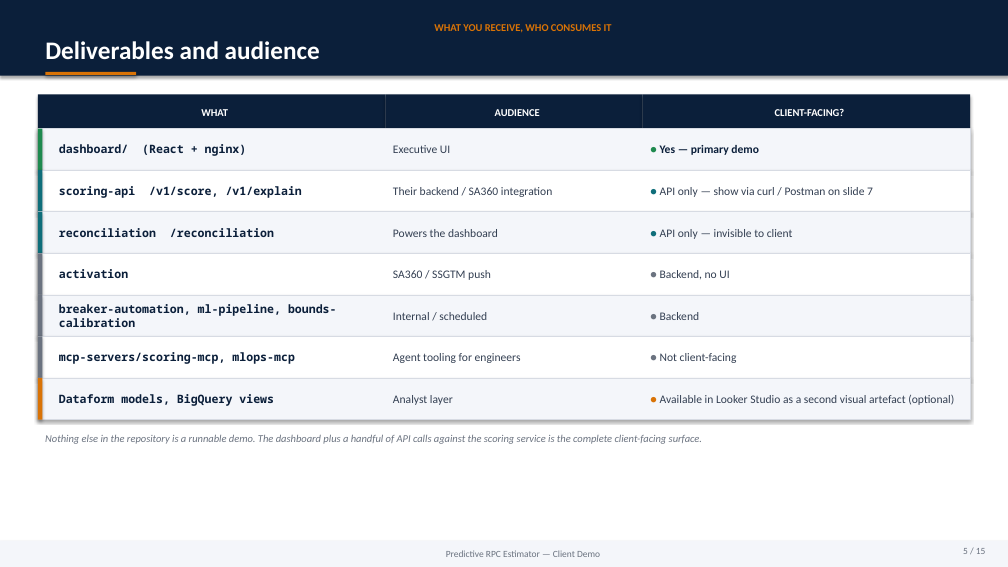
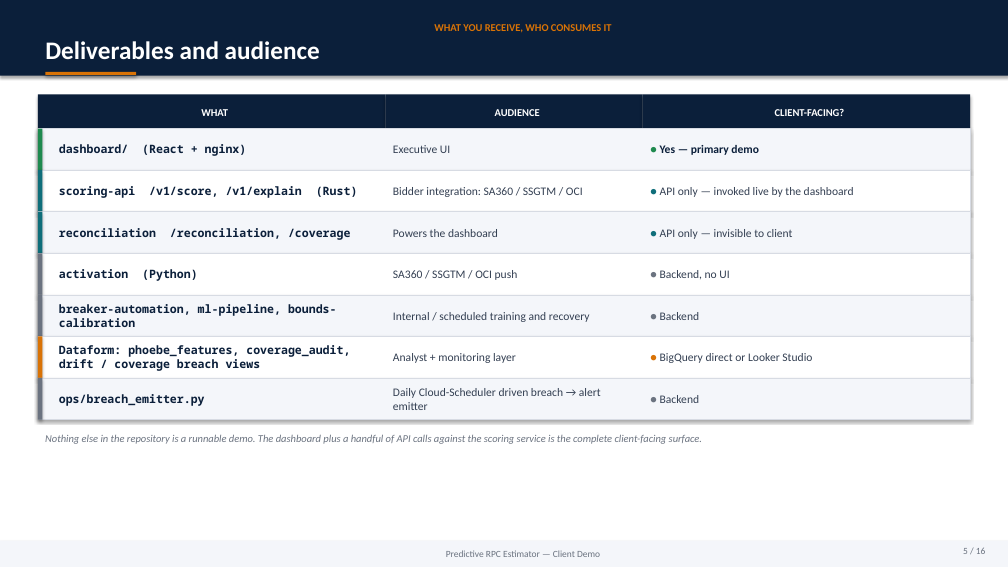
Before and after one commit to asmeyatsky-work/msm, a slide deck: slide 5 of docs/client-demo-deck.pptx. Drawn at 1008x567 pixels with LibreOffice and Linux fonts; fonts in the diff are those of the drawing. Boxes give left, top, right and bottom in pixels: in the first picture for what was removed or moved away, otherwise in the second. Text is boxed around its words. In the diff, an @@ line names an element or a change of style, - is before the commit and + after.

```diff
--- a/docs/client-demo-deck.pptx
+++ b/docs/client-demo-deck.pptx
@@ text at <box>59,186,358,198</box>: text changed @@
-scoring-api /v1/score, /v1/explain
+scoring-api /v1/score, /v1/explain (Rust)
@@ text at <box>393,187,583,197</box>: text changed @@
-Their backend / SA360 integration
+Bidder integration: SA360 / SSGTM / OCI
@@ text at <box>660,187,854,197</box>: text changed @@
-● API only — show via curl / Postman on slide 7
+● API only — invoked live by the dashboard
@@ text at <box>59,228,350,240</box>: text changed @@
-reconciliation /reconciliation
+reconciliation /reconciliation, /coverage
@@ text at <box>59,269,198,281</box>: text changed @@
-activation
+activation (Python)
@@ text at <box>393,270,518,280</box>: text changed @@
-SA360 / SSGTM push
+SA360 / SSGTM / OCI push
@@ text at <box>393,312,590,322</box>: text changed @@
-Internal / scheduled
+Internal / scheduled training and recovery
@@ rectangle at <box>38,337,42,378</box>: fill #6B7380 to #D97306 @@
@@ text at <box>59,345,350,371</box>: text changed @@
-mcp-servers/scoring-mcp, mlops-mcp
+Dataform: phoebe_features, coverage_audit, drift / coverage breach views
@@ text at <box>393,353,516,363</box>: text changed @@
-Agent tooling for engineers
+Analyst + monitoring layer
@@ text at <box>660,353,812,363</box>: text changed @@
-● Not client-facing
+● BigQuery direct or Looker Studio
@@ rectangle at <box>38,378,42,420</box>: fill #D97306 to #6B7380 @@
@@ text at <box>393,388,601,410</box>: text changed @@
-Analyst layer
+Daily Cloud-Scheduler driven breach → alert emitter
@@ text at <box>59,394,205,406</box>: text changed @@
-Dataform models, BigQuery views
+ops/breach_emitter.py
@@ text at <box>660,395,699,403</box>: text changed @@
-● Available in Looker Studio as a second visual artefact (optional)
+● Backend
```
Also in this commit, not shown: 13 other slides changed, 1 slide added, 1 other file.
